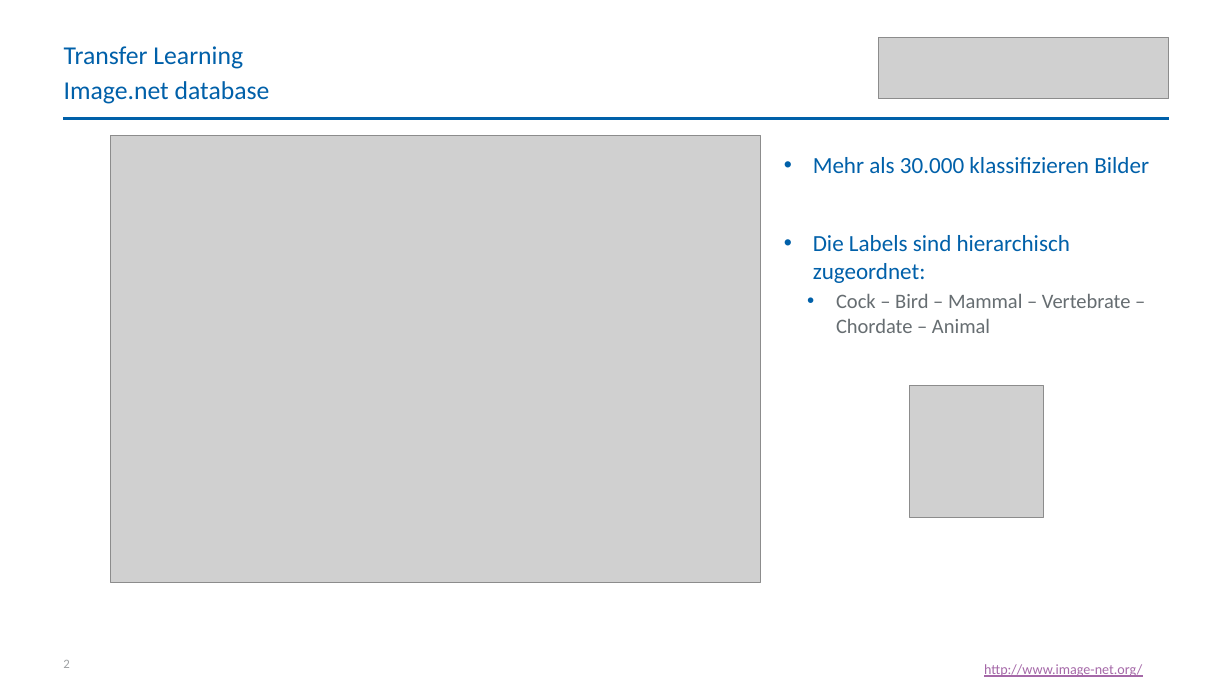
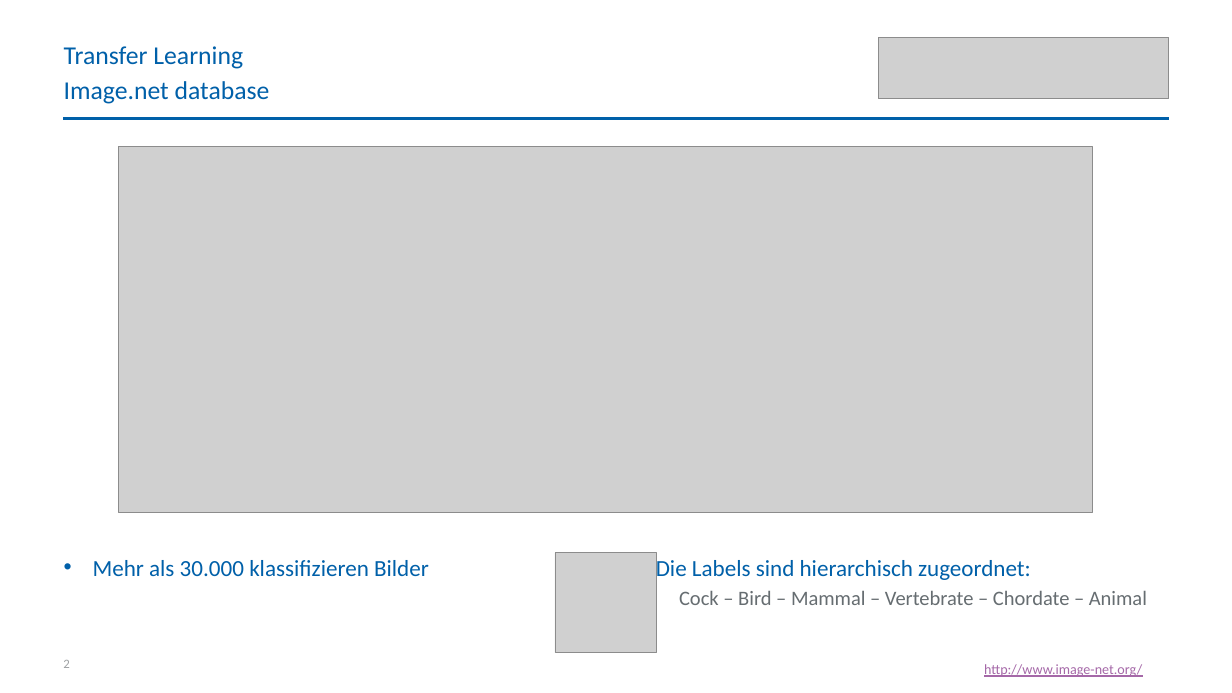
Before and after one commit to y-ph/exxwks-AI, a slide deck: slide 2 of slides/eXXcellent workshop 2019_transferLearning.pptx. Drawn at 1232x693 pixels with LibreOffice and Linux fonts; fonts in the diff are those of the drawing; grey boxes stand for pictures. Boxes give left, top, right and bottom in pixels: in the first picture for what was removed or moved away, otherwise in the second. Text is boxed around its words. In the diff, an @@ line names an element or a change of style, - is before the commit and + after.

Commit message:
modify transfer learning

```diff
--- a/slides/eXXcellent workshop 2019_transferLearning.pptx
+++ b/slides/eXXcellent workshop 2019_transferLearning.pptx
@@ picture: place and size @@
-picture at (111, 135, 761, 582)
+picture at (119, 147, 1093, 513)
@@ text at (813, 235, 1131, 333): paragraphs removed @@
-• Die Labels sind hierarchisch zugeordnet:
-    • Cock – Bird – Mammal – Vertebrate – Chordate – Animal
@@ picture removed at (910, 386, 1043, 518) @@
@@ text "Mehr als 30.000 klassifizieren Bilder": place and size @@
-text "Mehr als 30.000 klassifizieren Bilder" at (813, 157, 1149, 333)
+text "Mehr als 30.000 klassifizieren Bilder" at (93, 560, 429, 576)
@@ picture added at (555, 553, 657, 653) @@
@@ text added at (656, 556, 1147, 605), 16 pt, text #666D71 @@
+• Die Labels sind hierarchisch zugeordnet:
+    • Cock – Bird – Mammal – Vertebrate – Chordate – Animal
```
Also in this commit, not shown: 1 other slide changed.
